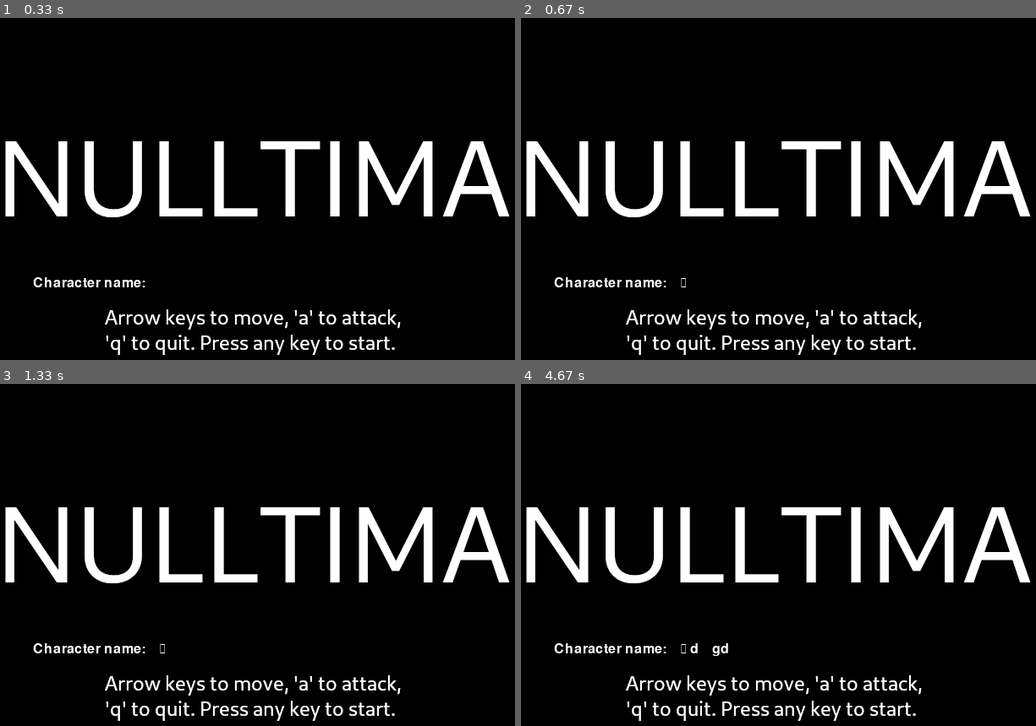
Above: before the commit, frames 1-4 (two rows, left to right).
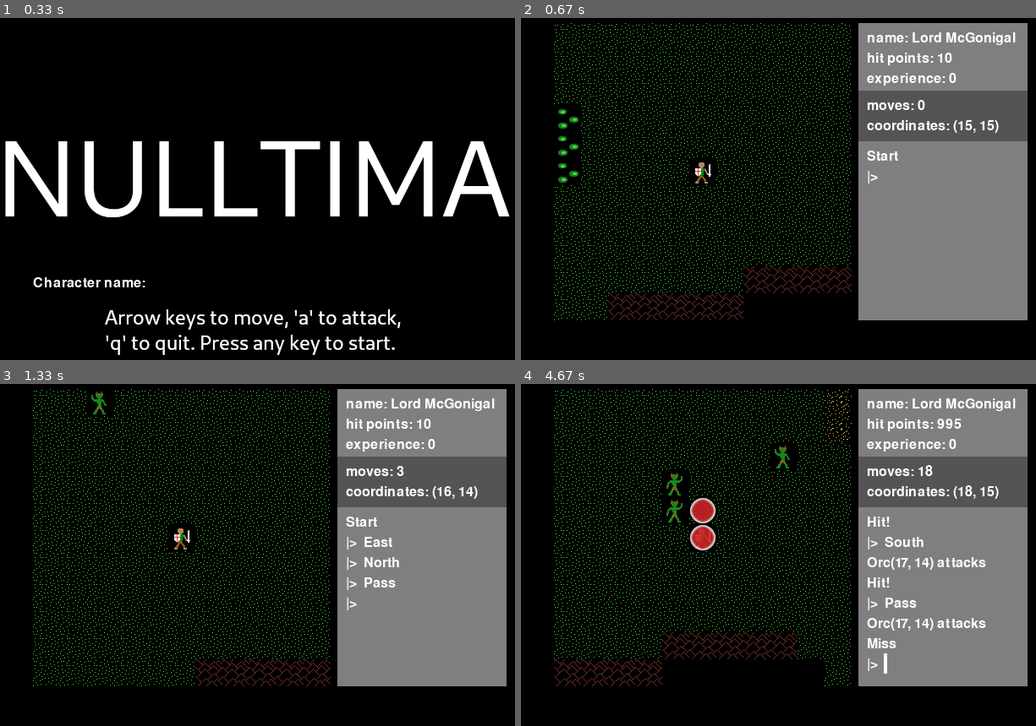
Above: after the commit, the same moments.

Repository: josh-reynolds/Python
Game: pygame game, started from pygame/nulltima/demo.py
Same seed, same stepped clock (60 frames per second), same inputs: the game is played once before the commit and once after it.
Inputs:
- Up to frame 1 (0.33 s): no input
- Up to frame 2 (0.67 s): tap Enter at 0.33 s
- Up to frame 3 (1.33 s): hold Right 0.67-1.13 s; hold Up from 1.22 s (still down); tap Space at 1.28 s
- Up to frame 4 (4.67 s): release Up at 1.52 s; hold Right 1.55-2.02 s; hold D 1.55-2.02 s; tap Space at 1.62, 1.92, 2.68, 3.45, 3.85, 4.15, 4.52 s; hold Down 2.62-2.92 s; hold Up 3.38-3.75 s; tap G at 3.53 s; hold Right 3.78-4.42 s; hold D 3.78-4.42 s; hold Down from 4.45 s (still down)

Frame 1 is identical in both runs. In frame 2, 38% of the frame differs, in the area x 0-100%, y 1-99%; in frame 3, 38%; in frame 4, 38%.

Commit message:
Hitting Return in EditableText moves to next level now

Diff:
--- a/pygame/nulltima/game.py
+++ b/pygame/nulltima/game.py
@@ -63,6 +63,8 @@
         if event.type == KEYDOWN:
             if event.key == K_BACKSPACE:
                 self.text = self.text[:-1]
+            elif event.key == K_RETURN:
+                Game.next_level()
             else:
                 self.insert_text(event.unicode)
 
